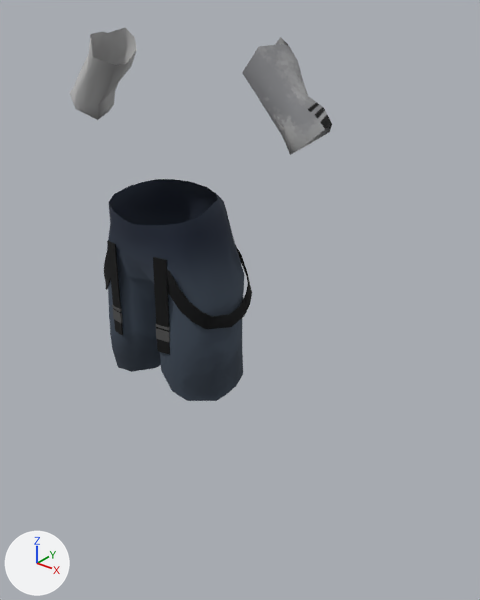
Renders of the FBX model Assets/6v6Shooter/Animations/[03] GunSpecific Animations/[Sniper] Balista Vortex FPS animations/Balista Vortex Pickup Animations.fbx from each side of a commit.
Both versions are drawn from a 50 mm camera at (1.202, -1.174, 1.639) aimed at (0.135, 0.16, 0.813). Every picture has the same lights, and +X, +Y and +Z are marked at lower left. Where no turn or scale is listed for an object, it has been applied to the vertices.

In view in the first picture: 'SM_Outfit1_Male_FPS'.
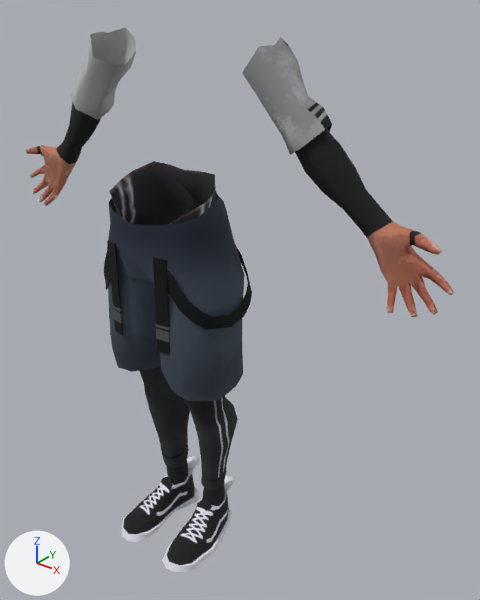
What changed in the scene script:
```text
Add img_malecharacter1_m_male1_emissive_png:
    img_malecharacter1_m_male1_emissive_png = load_image('MaleCharacter1_M_Male1_Emissive.png', '../../../Meshes/Characters/Character 01/MaleCharacter1_M_Male1_Emissive.png', 2048, 2048, 'sRGB')
Add img_malecharacter1_m_male1_basemap_png:
    img_malecharacter1_m_male1_basemap_png = load_image('MaleCharacter1_M_Male1_BaseMap.png', '../../../Meshes/Characters/Character 01/MaleCharacter1_M_Male1_BaseMap.png', 2048, 2048, 'sRGB')
Add mat_m_male1:
    mat_m_male1 = bpy.data.materials.new('M_Male1')
    # uses the picture img_malecharacter1_m_male1_basemap_png
    # uses the picture img_malecharacter1_m_male1_emissive_png
Add me_sphere_003:
    me_sphere_003.from_pydata(...)  # 1327 vertices, 1404 faces; spans x -0.75..0.75, y -0.15..0.19, z 0.0..1.37
    me_sphere_003.materials.append(mat_m_male1)
Add ob_sm_malebody_fps:
    ob_sm_malebody_fps = bpy.data.objects.new('SM_MaleBody_FPS', me_sphere_003)
    ob_sm_malebody_fps.location = (0.0, 0.0, 0.0)
```

Where the change shows, as pixel boxes (x1, y1, x2, y2) in the pictures (480 x 600 px):
'SM_MaleBody_FPS', added
    after: (26, 102, 454, 573)
